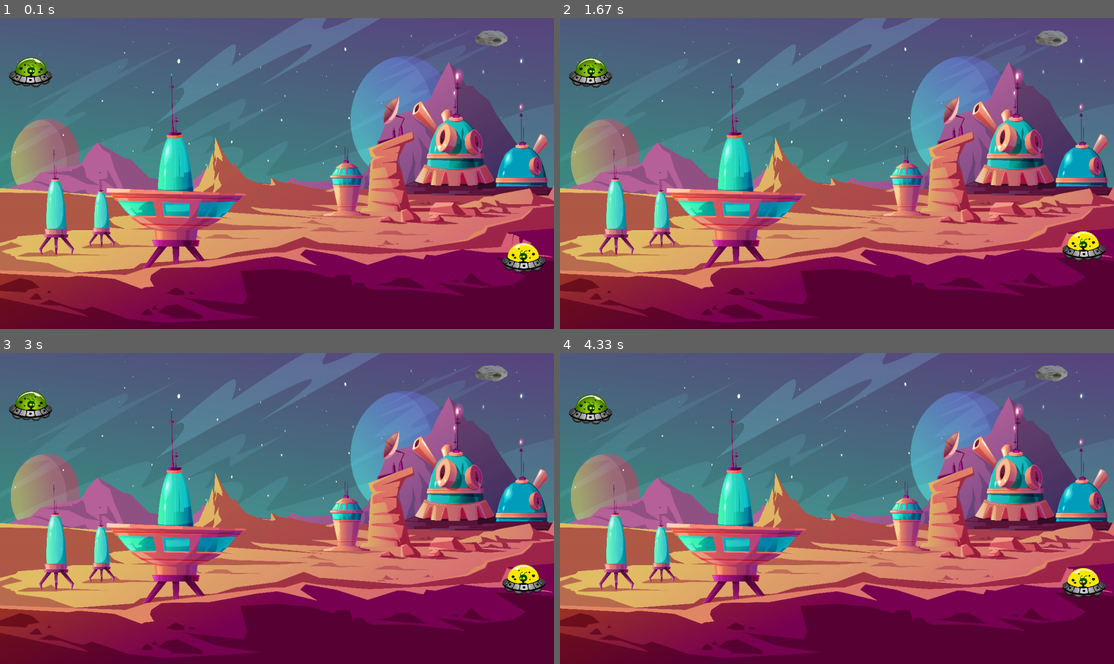
Above: before the commit, frames 1-4 (two rows, left to right).
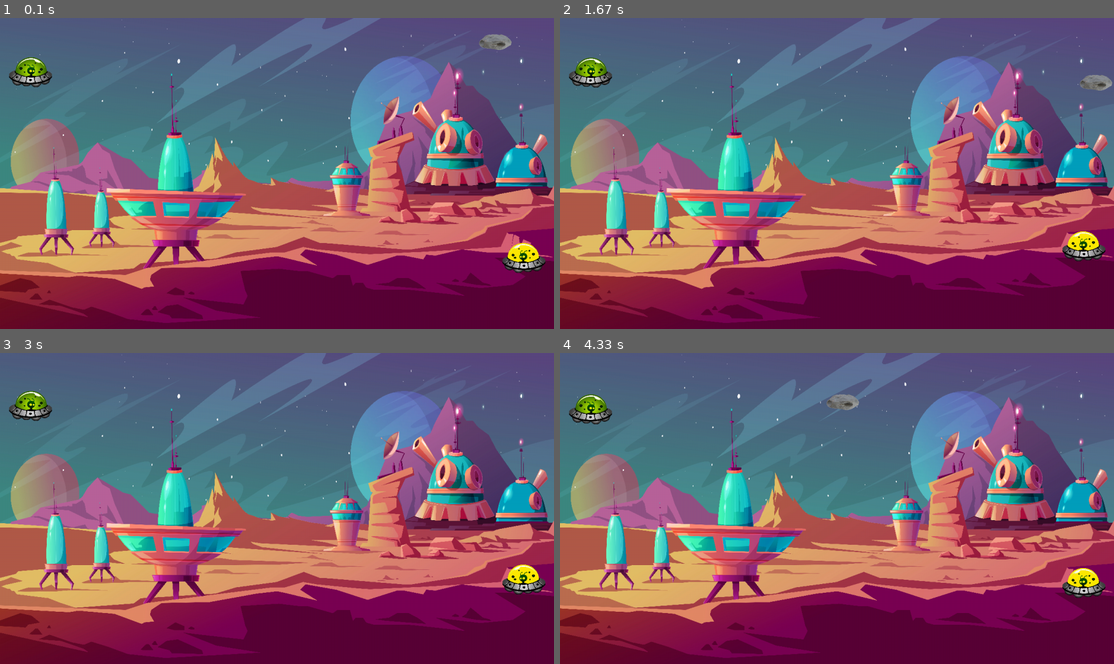
Above: after the commit, the same moments.

Repository: RedaPengam/Collision-Game
Game: pygame game, started from Collision Game/class_Main.py
The game is run twice, just before and just after one commit, with the same random seed, the same clock (stepped at 60 frames per second) and the same inputs.
Inputs:
- Up to frame 1 (0.1 s): no input
- Up to frame 2 (1.67 s): hold Up 0.33-0.8 s; hold Down 0.83-1.13 s; hold S 0.83-1.13 s; hold Up 1.17-1.53 s; hold W 1.17-1.53 s; hold Down from 1.57 s (still down); hold S from 1.57 s (still down)
- Up to frame 3 (3 s): release Down at 1.93 s; release S at 1.93 s; hold Up 1.97-2.27 s; hold W 1.97-2.27 s; hold Down 2.3-2.6 s; hold S 2.3-2.6 s; hold Up from 2.63 s (still down); hold W from 2.63 s (still down)
- Up to frame 4 (4.33 s): release Up at 3 s; release W at 3 s; hold Down 3.03-3.4 s; hold S 3.03-3.4 s; hold Up 3.43-3.73 s; hold W 3.43-3.73 s; hold Down 3.77-4.07 s; hold S 3.77-4.07 s; hold Up from 4.1 s (still down); hold W from 4.1 s (still down)

The runs differ from the first frame. In frame 1, 0.2% of the frame differs, in the area x 85-93%, y 3-11%; in frame 2, 0.4%; in frame 3, 0.2%; in frame 4, 0.5%, in the area x 48-92%, y 3-19%.

Commit message:
pluie d'asteroiiiiiiides

Diff:
--- a/Collision Game/class_Asteroid.py
+++ b/Collision Game/class_Asteroid.py
@@ -7,7 +7,7 @@
         super().__init__()
         self.health = 2
         self.max_health = 2
-        self.velocity = 0.1
+        self.velocity = 1
         self.image = pg.image.load('data/asteroid.png')
         self.image = pg.transform.scale(self.image, (100, 70))
         self.rect = self.image.get_rect()
@@ -16,15 +16,19 @@
         self.origin_image = self.image
         self.angle = 0
 
+    def initialPosition(self):
+        self.rect.x = rd.randint(0, 1280)
+        self.rect.y = 0
+
     def rotate(self):
         self.angle += 12
         self.image = pg.transform.rotozoom(self.origin_image, self.angle, 1)
         self.rect = self.image.get_rect(center = self.rect)
 
     def move(self):
+        self.rect.y += self.velocity
+        self.rect.x += self.velocity
         self.rotate
-        self.rect.y += self.velocity
-        self.rect.x -= self.velocity
 
     def remove(self):
         self.asteroid.remove(self)
--- a/Collision Game/class_Main.py
+++ b/Collision Game/class_Main.py
@@ -47,10 +47,11 @@
     elif game.pressed.get(pg.K_DOWN) and game.player2.rect.y < 630 :
         game.player2.move_down()
 
+    # asteroid actions
     game.asteroid.move()
     # asteroid off screen
-    if (0 > game.asteroid.rect.y and game.asteroid.rect.y > 720) or (0 > game.asteroid.rect.x and game.asteroid.rect.x > 1280):
-        game.asteroid.remove()
+    if (0 > game.asteroid.rect.y or game.asteroid.rect.y > 720) or (0 > game.asteroid.rect.x or game.asteroid.rect.x > 1280):
+        game.asteroid.initialPosition()
 
     # looks for key pressed every 1/60 sec
     for event in pg.event.get():
